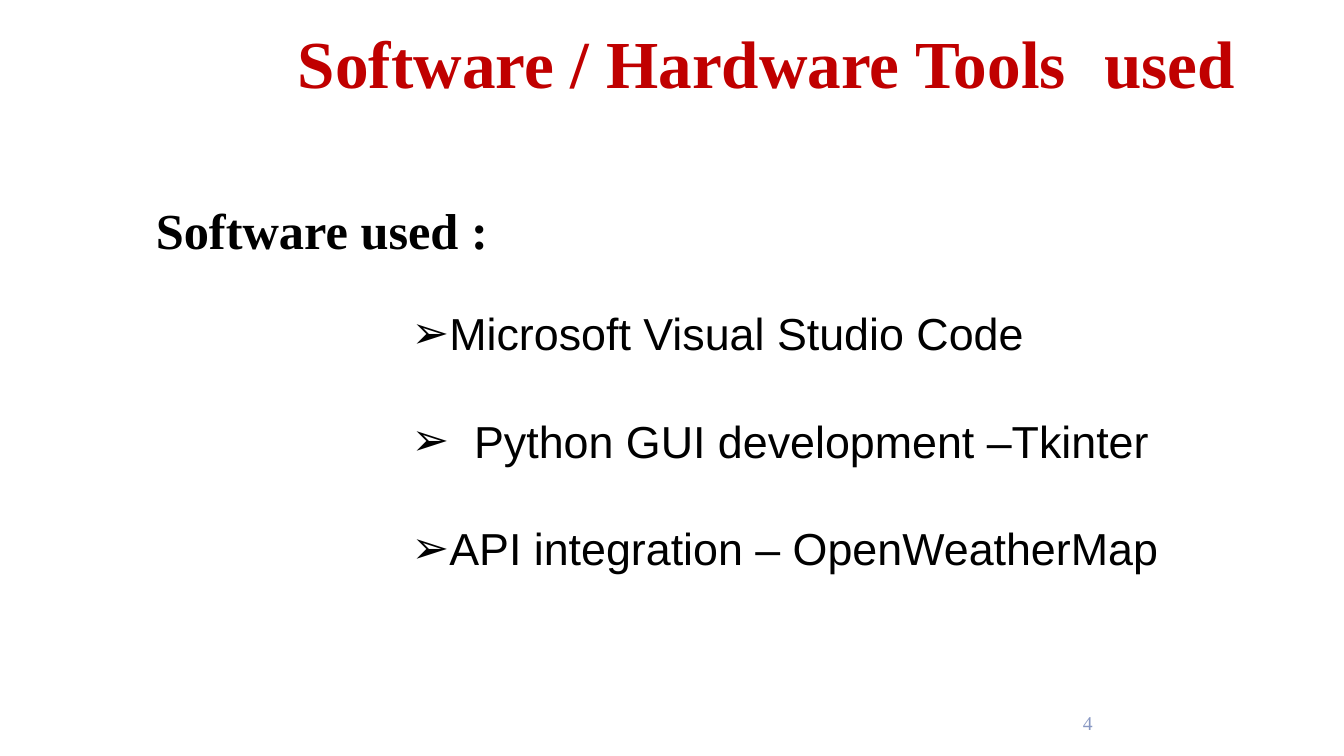
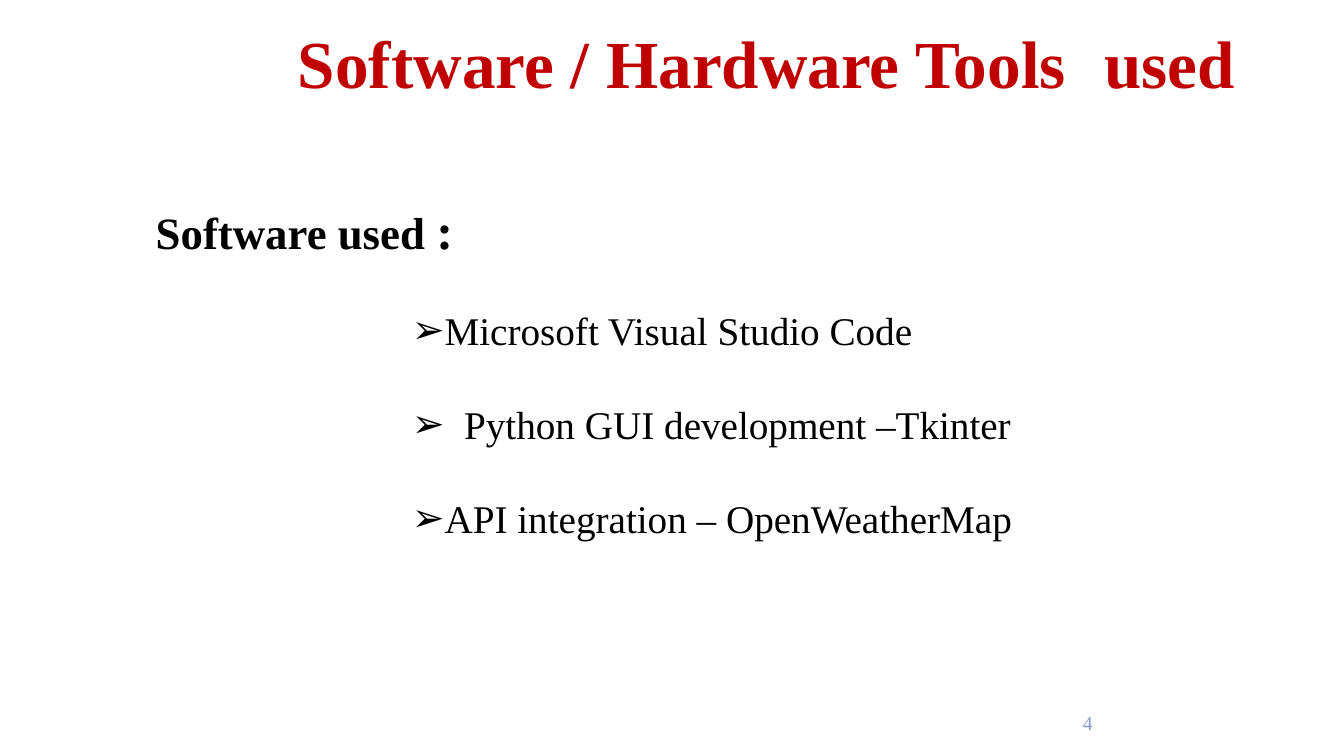
Before and after one commit to MegavarshiniM/Weather-Forecast, a slide deck: slide 4 of Weather Forecast.pptx. Drawn at 1344x756 pixels with LibreOffice and Linux fonts; fonts in the diff are those of the drawing; background and template pictures are left out. Boxes give left, top, right and bottom in pixels: in the first picture for what was removed or moved away, otherwise in the second. Text is boxed around its words. In the diff, an @@ line names an element or a change of style, - is before the commit and + after.

```diff
--- a/Weather Forecast.pptx
+++ b/Weather Forecast.pptx
@@ text "Software used :" at [156, 217, 425, 250]: size 36 to 32 pt @@
@@ text "Microsoft Visual Studio Code" at [445, 317, 1012, 541]: size 32 to 28 pt, font Arial to Times New Roman @@
```
Also in this commit, not shown: 5 other slides changed.
